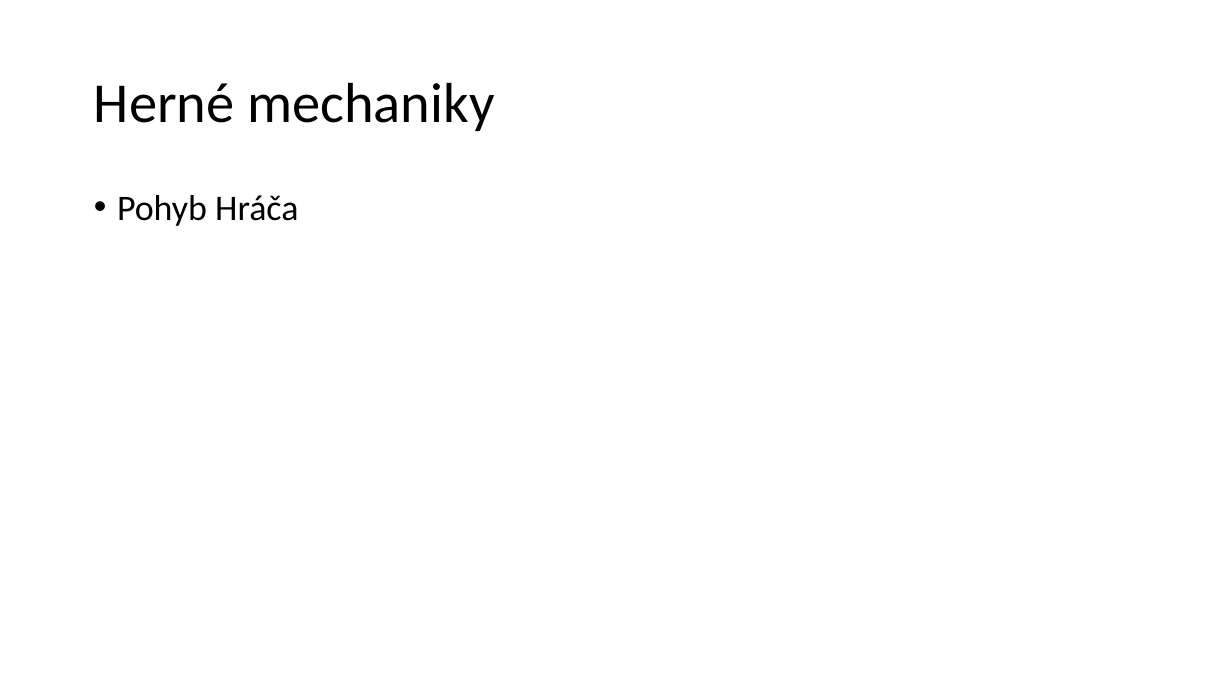
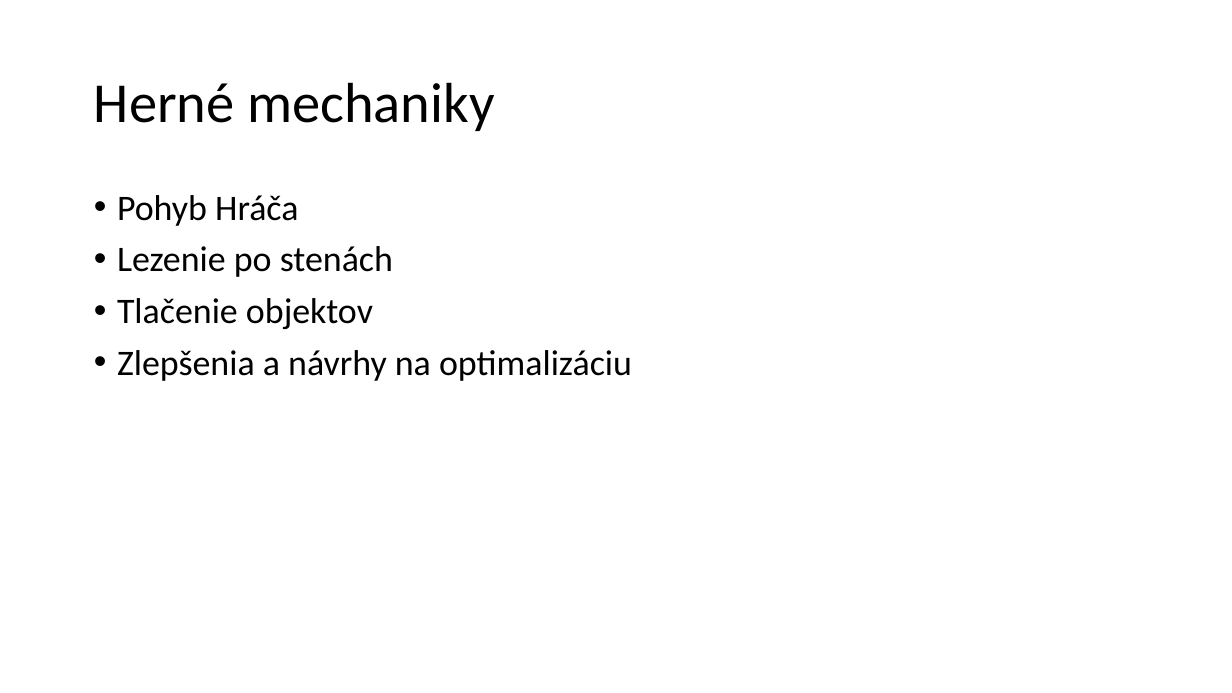
Before and after one commit to sepron777/Project-N, a slide deck: slide 11 of Prez/Projeckt-N.pptx. Drawn at 1232x693 pixels with LibreOffice and Linux fonts; fonts in the diff are those of the drawing. Boxes give left, top, right and bottom in pixels: in the first picture for what was removed or moved away, otherwise in the second. Text is boxed around its words. In the diff, an @@ line names an element or a change of style, - is before the commit and + after.

```diff
--- a/Prez/Projeckt-N.pptx
+++ b/Prez/Projeckt-N.pptx
@@ text at [117, 246, 632, 381]: paragraphs added @@
+• Lezenie po stenách
+• Tlačenie objektov
+• Zlepšenia a návrhy na optimalizáciu
```
Also in this commit, not shown: 4 slides added.
